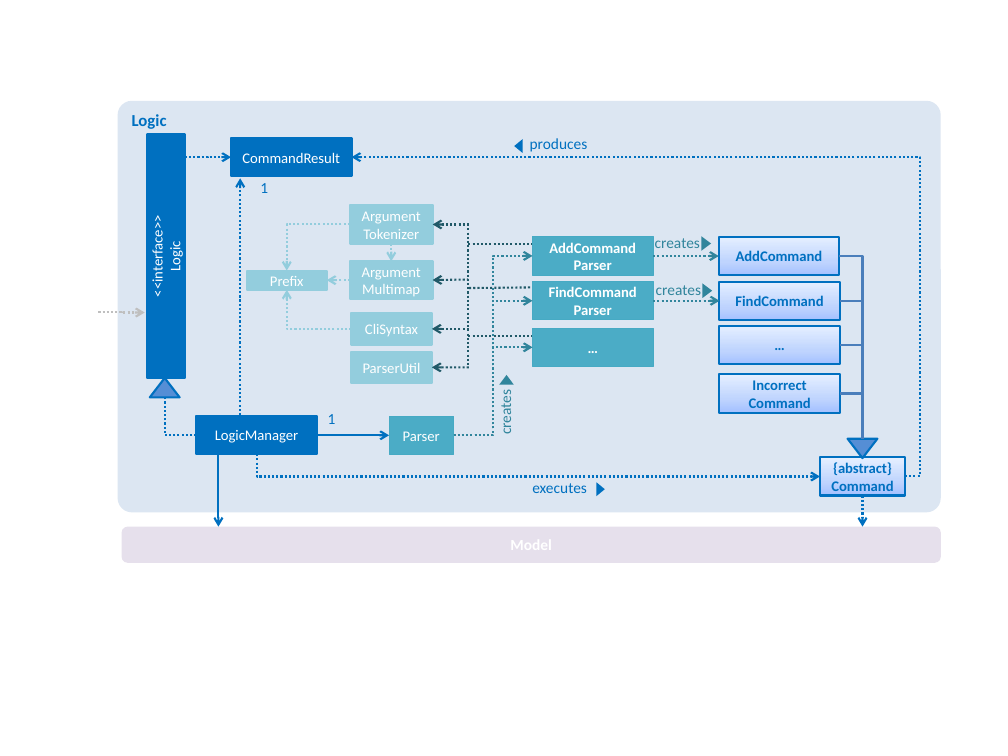
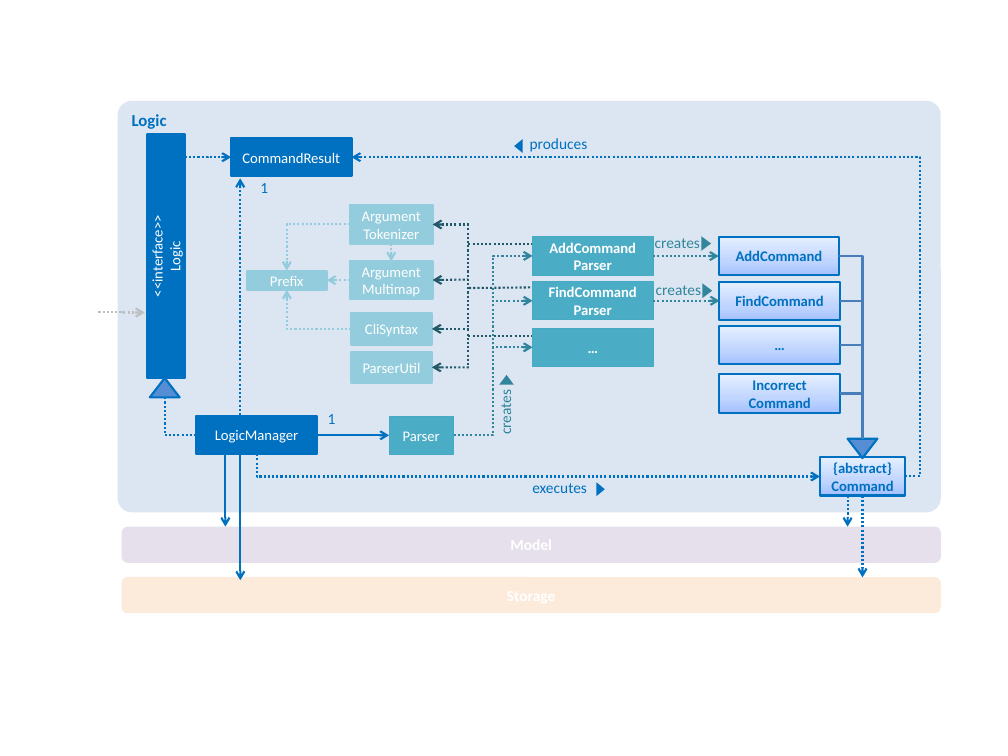
Before and after one commit to se-edu/addressbook-level4, a slide deck: slide 1 of docs/diagrams/LogicComponentClassDiagram.pptx. Drawn at 1008x756 pixels with LibreOffice and Linux fonts; fonts in the diff are those of the drawing. Boxes give left, top, right and bottom in pixels: in the first picture for what was removed or moved away, otherwise in the second. Text is boxed around its words. In the diff, an @@ line names an element or a change of style, - is before the commit and + after.

```diff
--- a/docs/diagrams/LogicComponentClassDiagram.pptx
+++ b/docs/diagrams/LogicComponentClassDiagram.pptx
@@ arrow moved from (219, 455) - (219, 526) to (226, 455) - (226, 526) @@
@@ arrow added from (240, 453) to (240, 581), #0070C0 1.5 pt @@
@@ arrow moved from (863, 496) - (863, 526) to (848, 496) - (848, 526) @@
@@ arrow added from (863, 496) to (863, 578), #0070C0 1.5 pt dashed @@
@@ rounded rectangle added at (122, 577, 941, 613), fill #FCEADB @@
```
Also in this commit, not shown: 1 other file.
